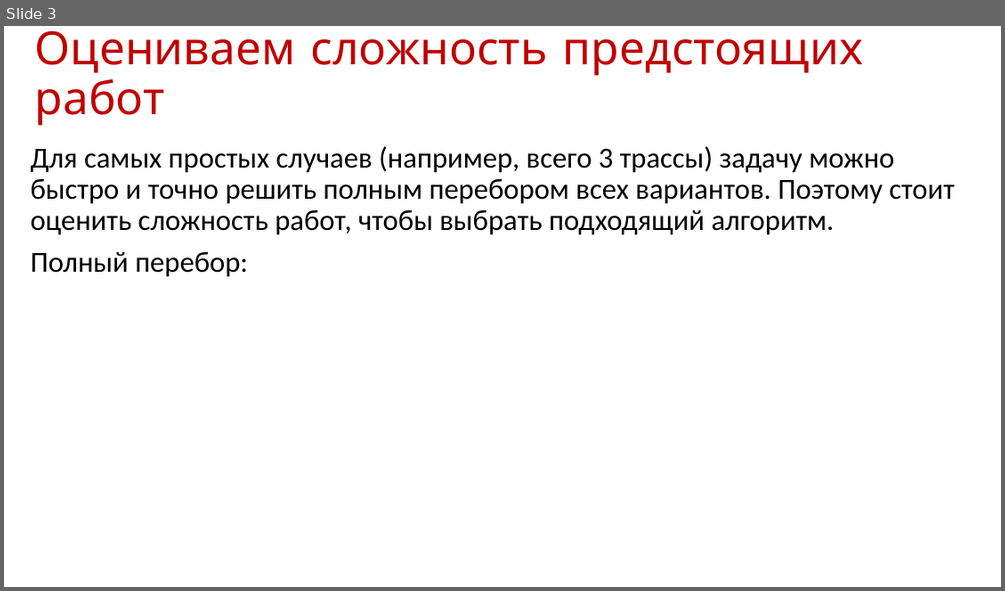
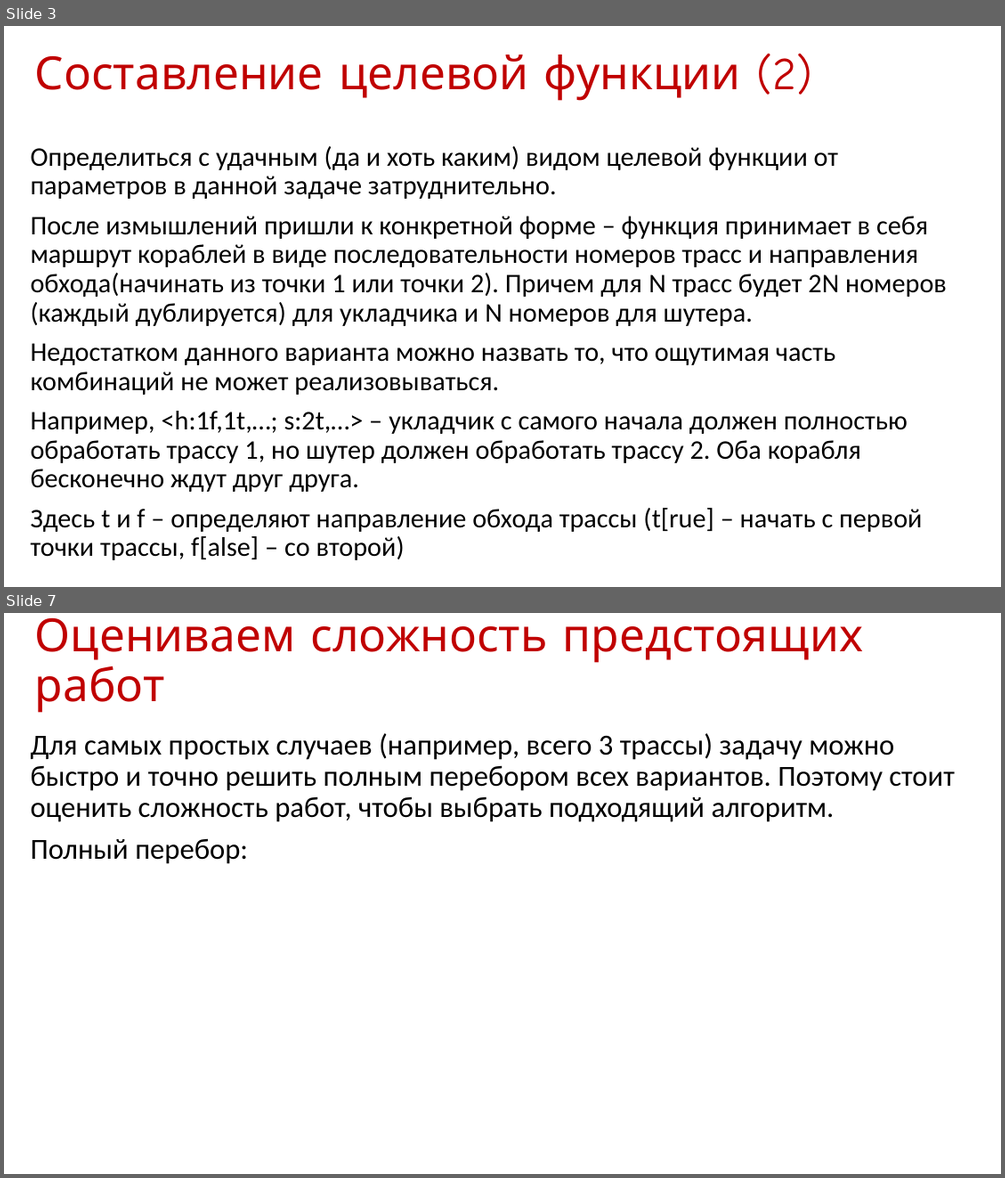
Before and after one commit to strawfill/ship, a slide deck: Оптимизация.pptx. Shown one above the other, each under a label of ours: slide 3 before the commit, slides 3 and 7 after it; the slides between them are not shown. The pictures are 1005x591 and 1005x1178 pixels, drawn with LibreOffice and Linux fonts; fonts in the diff are those of the drawing. Boxes give left, top, right and bottom in pixels: in the first picture for what was removed or moved away, otherwise in the second. Text is boxed around its words. In the diff, an @@ line names an element or a change of style, - is before the commit and + after.

```diff
--- a/Оптимизация.pptx
+++ b/Оптимизация.pptx
@@ slide 3 added at (4, 26, 1001, 587), background #FFFFFF @@
@@ title added at (35, 54, 812, 101), 44 pt, text #C00000 @@
+Составление целевой функции (2)
@@ text added at (31, 146, 947, 560), 25.9 pt, text #000000 @@
+Определиться с удачным (да и хоть каким) видом целевой функции от параметров в данной задаче затруднительно.
+После измышлений пришли к конкретной форме – функция принимает в себя маршрут кораблей в виде последовательности номеров трасс и направления обхода(начинать из точки 1 или точки 2). Причем для N трасс будет 2N номеров (каждый дублируется) для укладчика и N номеров для шутера.
+Недостатком данного варианта можно назвать то, что ощутимая часть комбинаций не может реализовываться.
+Например, <h:1f,1t,…; s:2t,…> – укладчик с самого начала должен полностью обработать трассу 1, но шутер должен обработать трассу 2. Оба корабля бесконечно ждут друг друга.
+Здесь t и f – определяют направление обхода трассы (t[rue] – начать с первой точки трассы, f[alse] – со второй)
@@ what was slide 3 is now slide 7 @@
```
Also in this commit, not shown: 3 slides changed, 3 other slides added.
